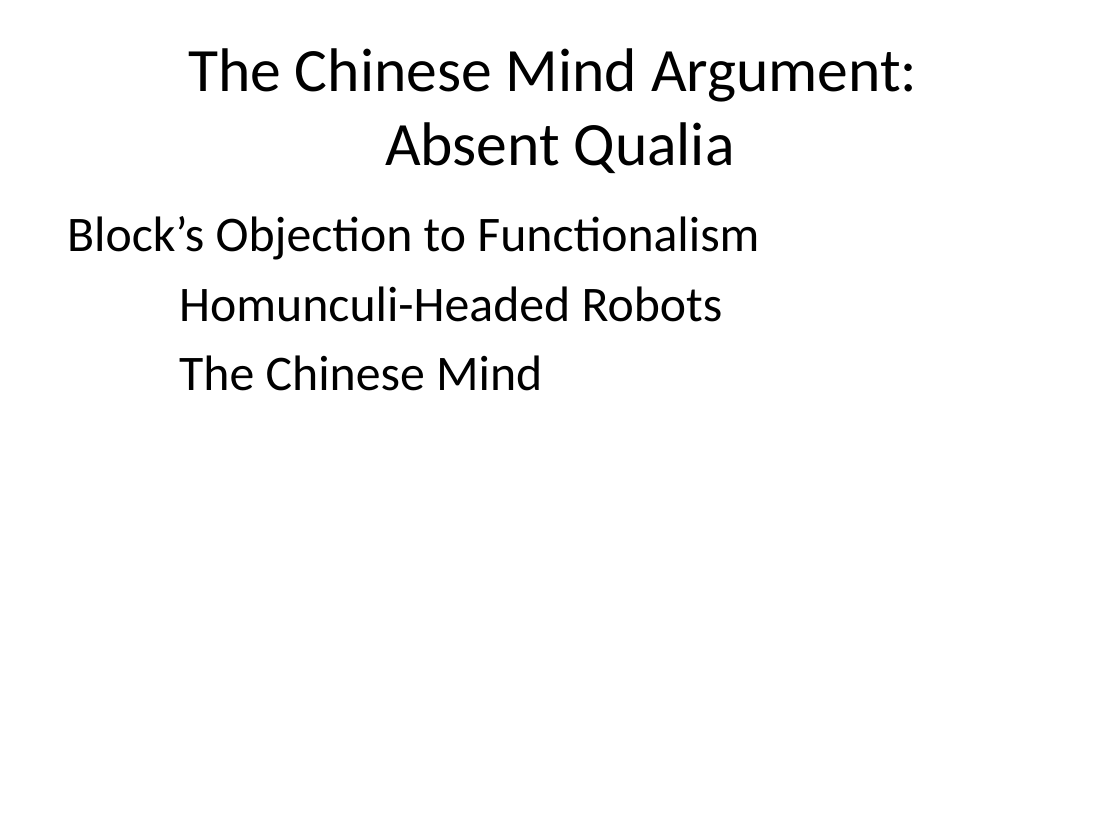
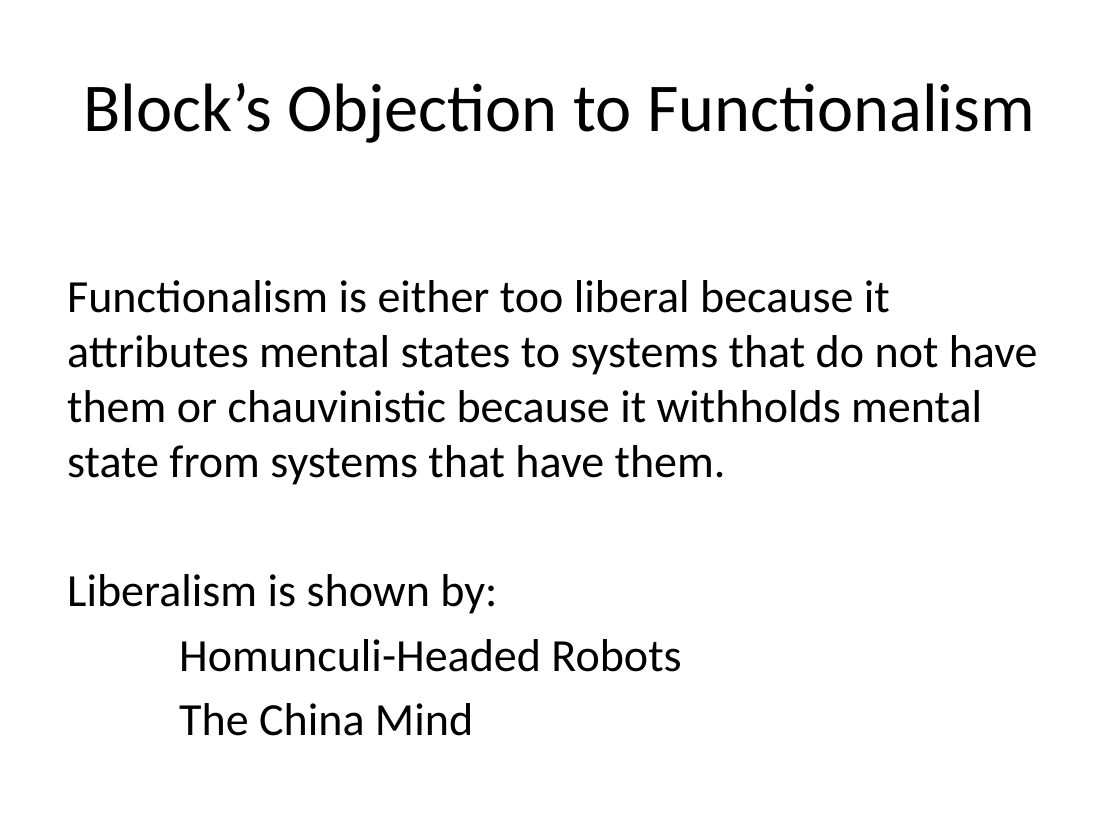
Before and after one commit to Ediblelnk/Kutztown-MSC, a slide deck: slide 20 of PHI241-philosophy-of-the-mind/lecture-slides/Maslin Chapter 5 Functionalism.pptx. Drawn at 1120x840 pixels with LibreOffice and Linux fonts; fonts in the diff are those of the drawing. Boxes give left, top, right and bottom in pixels: in the first picture for what was removed or moved away, otherwise in the second. Text is boxed around its words. In the diff, an @@ line names an element or a change of style, - is before the commit and + after.

```diff
--- a/PHI241-philosophy-of-the-mind/lecture-slides/Maslin Chapter 5 Functionalism.pptx
+++ b/PHI241-philosophy-of-the-mind/lecture-slides/Maslin Chapter 5 Functionalism.pptx
@@ title at (x1=83, y1=83, x2=1035, y2=143): text changed; size 39.6 to 44 pt @@
-The Chinese Mind Argument:
-Absent Qualia
+Block’s Objection to Functionalism
@@ text at (x1=67, y1=280, x2=1038, y2=614): text changed; size 32 to 29.6 pt @@
-Block’s Objection to Functionalism
+Functionalism is either too liberal because it attributes mental states to systems that do not have them or chauvinistic because it withholds mental state from systems that have them.
+Liberalism is shown by:
@@ text at (x1=179, y1=639, x2=681, y2=672): size 32 to 29.6 pt in "Homunculi-Headed Robots" @@
@@ text at (x1=179, y1=703, x2=473, y2=736): text changed; size 32 to 29.6 pt @@
-The Chinese Mind
+The China Mind
```
Also in this commit, not shown: 3 other slides changed, 12 slides added, 1 other file.
